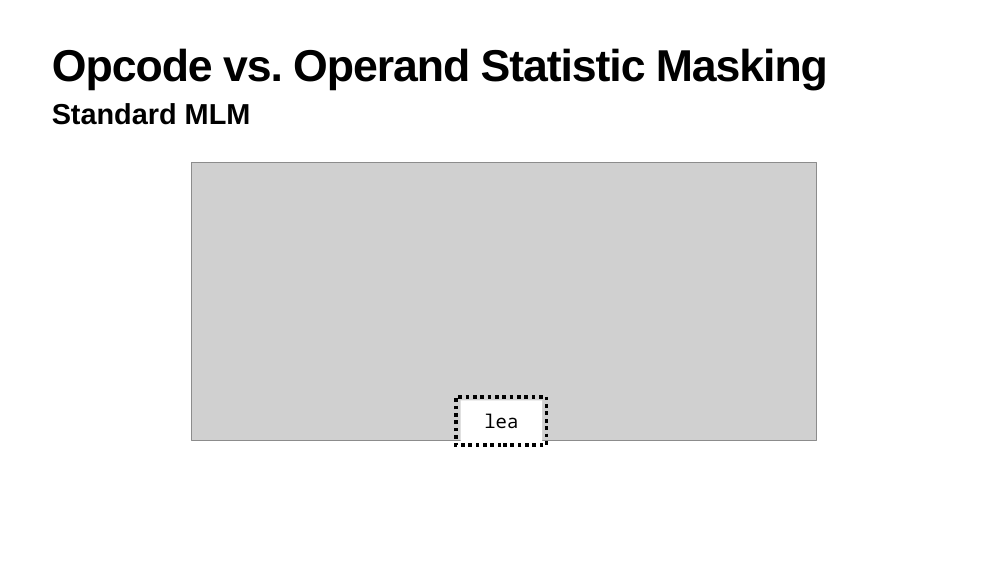
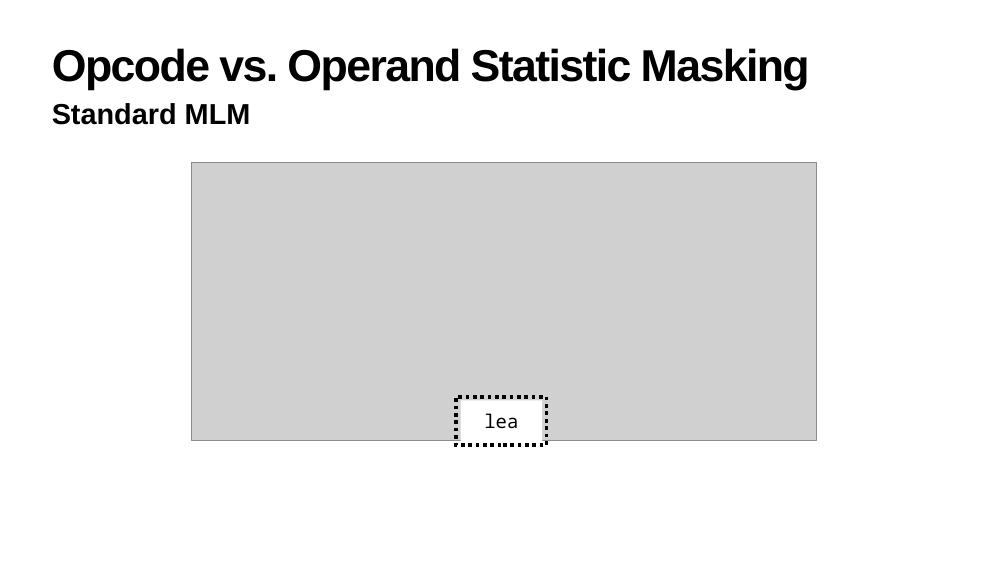
Before and after one commit to julig3ccd/BinAI, a slide deck: slide 5 of presentation/final_presentation.pptx. Drawn at 1008x567 pixels with LibreOffice and Linux fonts; fonts in the diff are those of the drawing; grey boxes stand for pictures. Boxes give left, top, right and bottom in pixels: in the first picture for what was removed or moved away, otherwise in the second. Text is boxed around its words. In the diff, an @@ line names an element or a change of style, - is before the commit and + after.

```diff
--- a/presentation/final_presentation.pptx
+++ b/presentation/final_presentation.pptx
@@ title "Opcode vs. Operand Statistic Masking" at box(52, 48, 810, 90): letter spacing -2 to -3 pt @@
```
Also in this commit, not shown: 13 other slides changed, 1 slide added.
